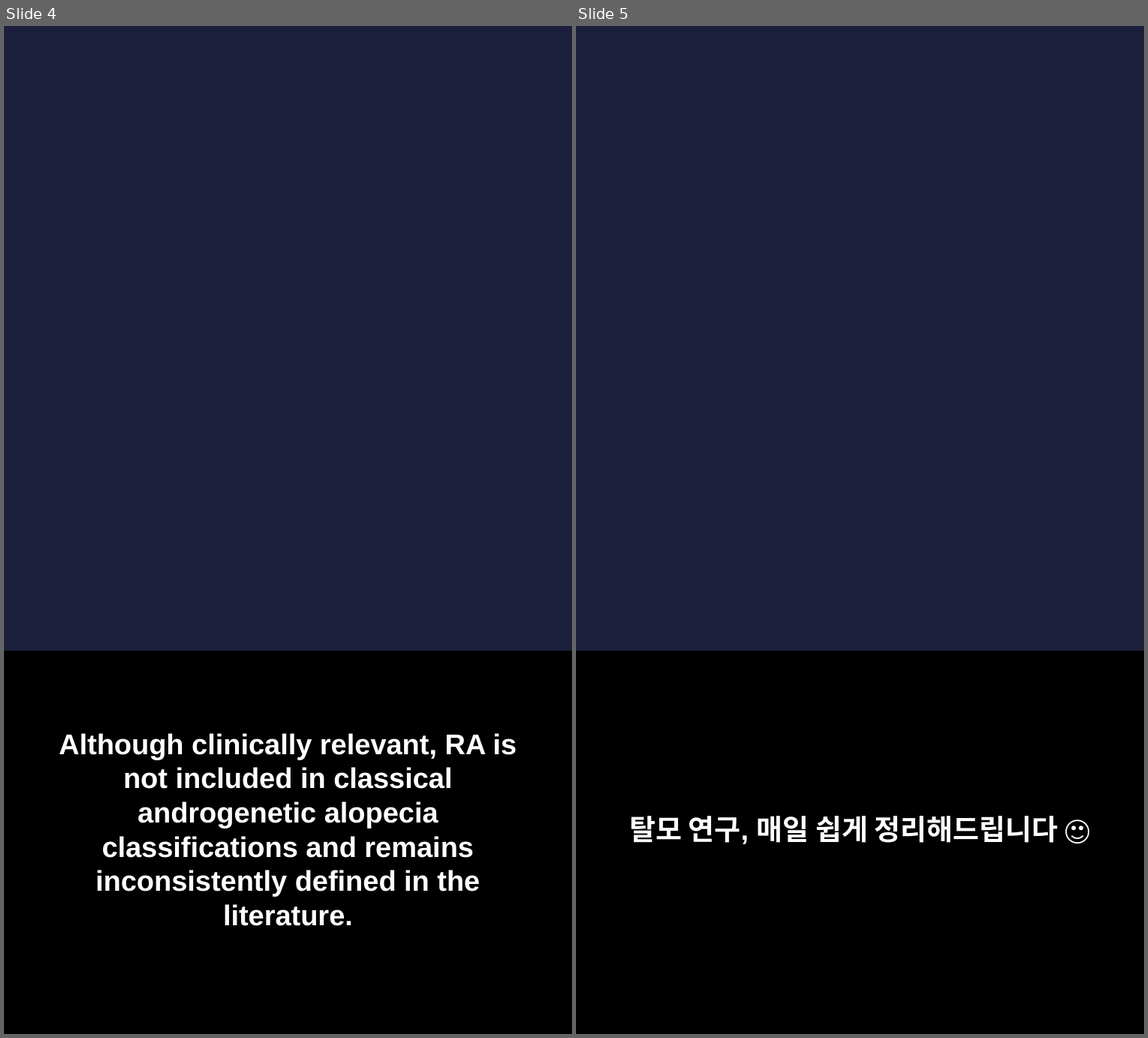
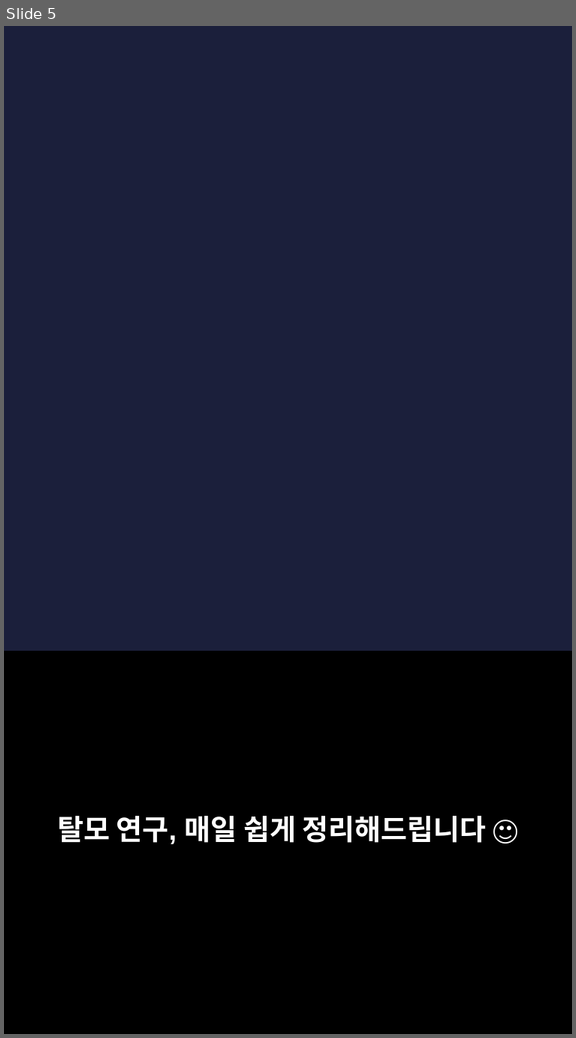
Before and after one commit to hyokang2010-BJ-ANTH/product-builder-test, a slide deck: pwa/data/latest/slides.pptx. Shown side by side, each under a label of ours: slides 4 and 5 before the commit, slide 5 after it. The pictures are 1148x1038 and 576x1038 pixels, drawn with LibreOffice and Linux fonts; fonts in the diff are those of the drawing; background and template pictures are left out. Boxes give left, top, right and bottom in pixels: in the first picture for what was removed or moved away, otherwise in the second. Text is boxed around its words. In the diff, an @@ line names an element or a change of style, - is before the commit and + after.

```diff
--- a/pwa/data/latest/slides.pptx
+++ b/pwa/data/latest/slides.pptx
@@ slide 4 removed at (4,26,572,1034), background picture (left out) @@
@@ rectangle removed at (4,652,572,1034) @@
@@ text removed at (59,733,517,926) @@
-Although clinically relevant, RA is not included in classical androgenetic alopecia classifications and remains inconsistently defined in the literature.
```
Also in this commit, not shown: 2 slides changed, 5 slides added, 5 other slides removed, 26 other files.
